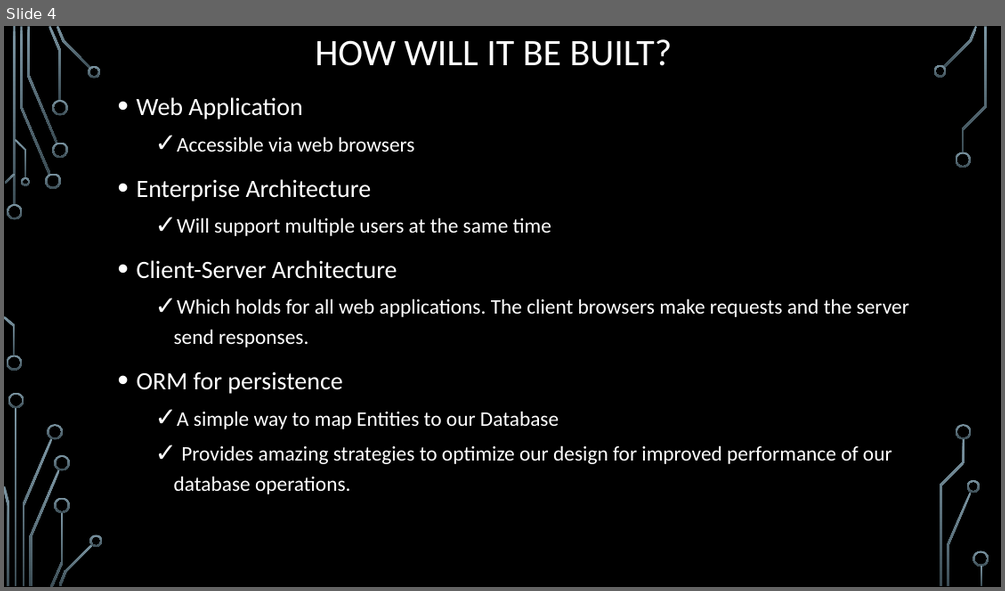
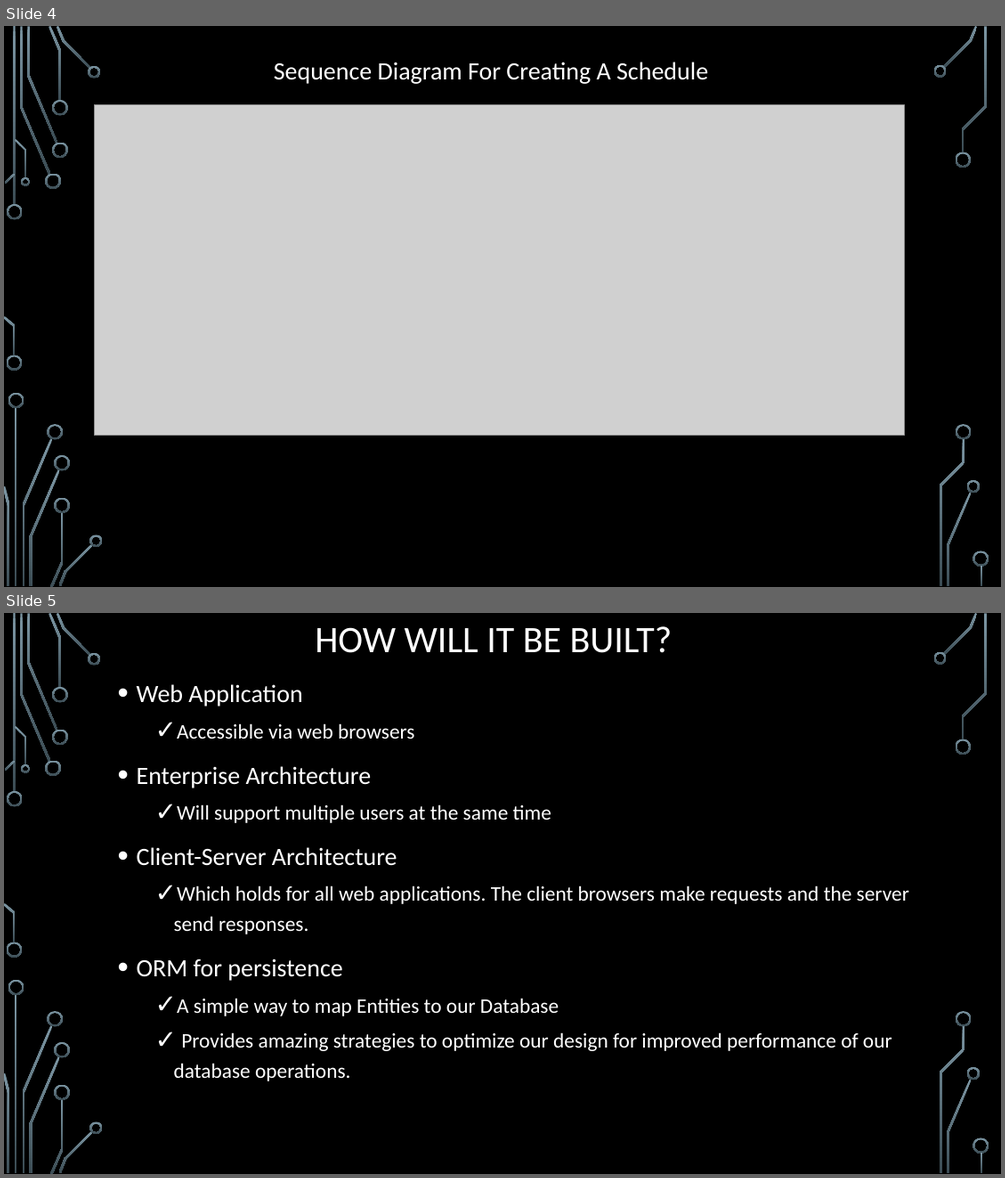
Before and after one commit to JohnLawal/SALMANS, a slide deck: Technical Documentation/projectpresentation.pptx. Shown one above the other, each under a label of ours: slide 4 before the commit, slides 4 and 5 after it. The pictures are 1005x591 and 1005x1178 pixels, drawn with LibreOffice and Linux fonts; fonts in the diff are those of the drawing; grey boxes stand for pictures; background and template pictures are left out. Boxes give left, top, right and bottom in pixels: in the first picture for what was removed or moved away, otherwise in the second. Text is boxed around its words. In the diff, an @@ line names an element or a change of style, - is before the commit and + after.

```diff
--- a/Technical Documentation/projectpresentation.pptx
+++ b/Technical Documentation/projectpresentation.pptx
@@ slide 4 added at (4, 26, 1001, 587), background picture (left out); not listed: 36 template elements that a slide beside it also shows @@
@@ text added at (274, 62, 708, 84), 24 pt, text #FFFFFF @@
+Sequence Diagram For Creating A Schedule
@@ picture added at (95, 105, 905, 435) @@
@@ what was slide 4 is now slide 5 @@
```
Also in this commit, not shown: 1 slide changed, 2 other files.
